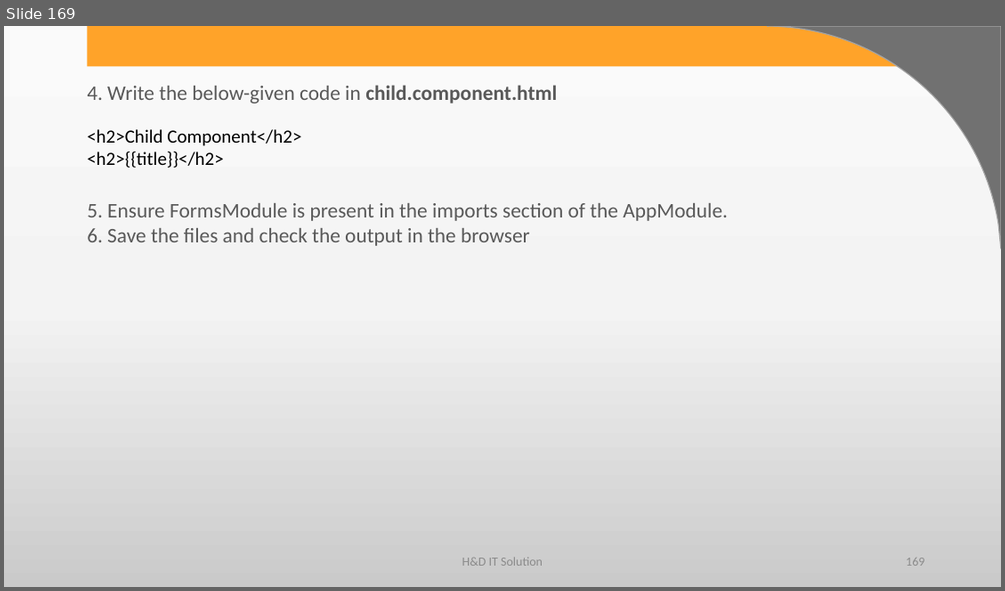
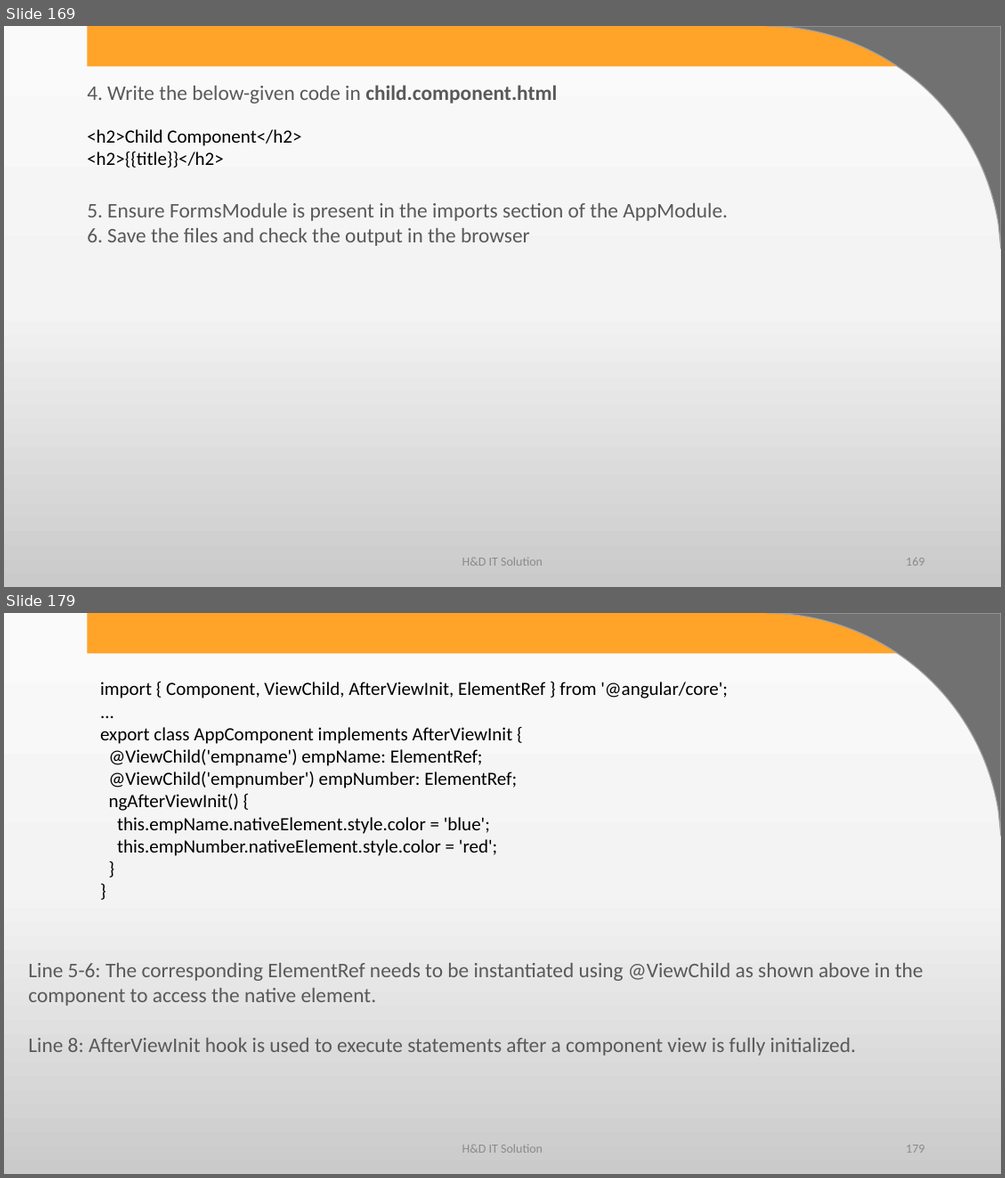
Before and after one commit to harshadasawant/infiniteAngular, a slide deck: ppt/ANGULAR.pptx. Shown one above the other, each under a label of ours: slide 169 before the commit, slides 169 and 179 after it; the slides between them are not shown. The pictures are 1005x591 and 1005x1178 pixels, drawn with LibreOffice and Linux fonts; fonts in the diff are those of the drawing; background and template pictures are left out. Boxes give left, top, right and bottom in pixels: in the first picture for what was removed or moved away, otherwise in the second. Text is boxed around its words. In the diff, an @@ line names an element or a change of style, - is before the commit and + after.

Commit message:
@viewChild

```diff
--- a/ppt/ANGULAR.pptx
+++ b/ppt/ANGULAR.pptx
@@ slide 179 added at (4,613,1001,1174), background gradient #FBFBFB to #F4F4F4 to #CBCBCB; not listed: 2 template elements that a slide beside it also shows @@
@@ text added at (100,682,728,856), 18 pt, text #000000 @@
+import { Component, ViewChild, AfterViewInit, ElementRef } from '@angular/core';
+...
+export class AppComponent implements AfterViewInit {
+@ViewChild('empname') empName: ElementRef;
+@ViewChild('empnumber') empNumber: ElementRef;
+ngAfterViewInit() {
+this.empName.nativeElement.style.color = 'blue';
+this.empNumber.nativeElement.style.color = 'red';
+}
+}
@@ text added at (28,963,923,1055), 20 pt, text #595959 @@
+Line 5-6: The corresponding ElementRef needs to be instantiated using @ViewChild as shown above in the component to access the native element.
+Line 8: AfterViewInit hook is used to execute statements after a component view is fully initialized.
@@ text added at (462,1143,542,1152), 12 pt, text #8C8C8C @@
+H&D IT Solution
@@ page number added at (906,1144,924,1152), 12 pt, text #8C8C8C @@
+179
```
Also in this commit, not shown: 23 other slides added, 7 other files.
